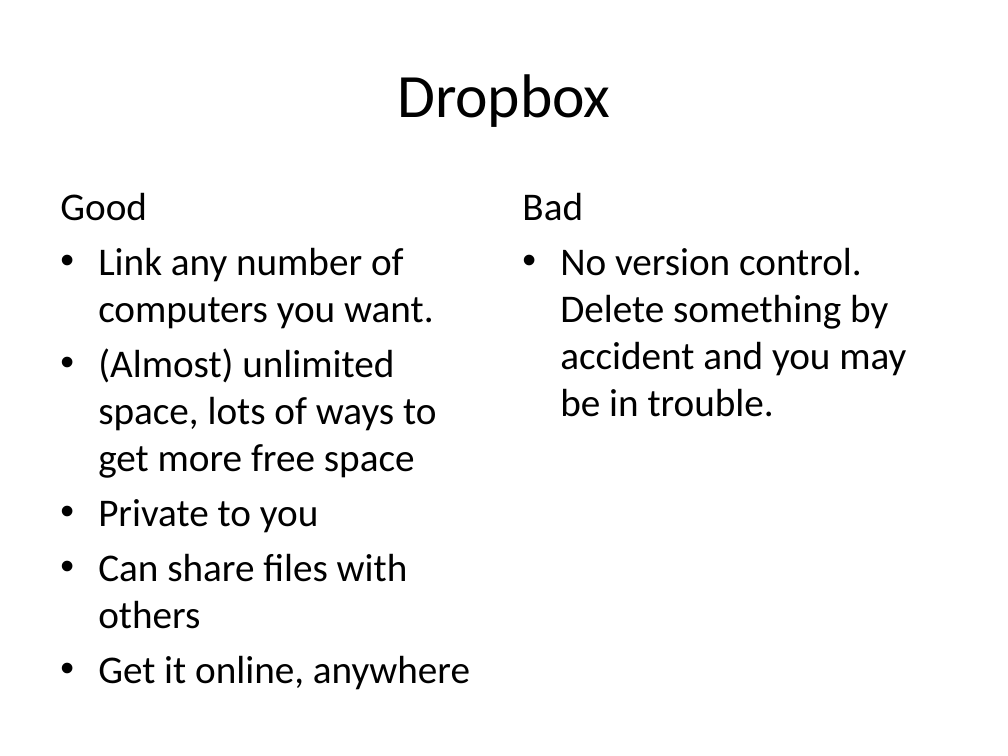
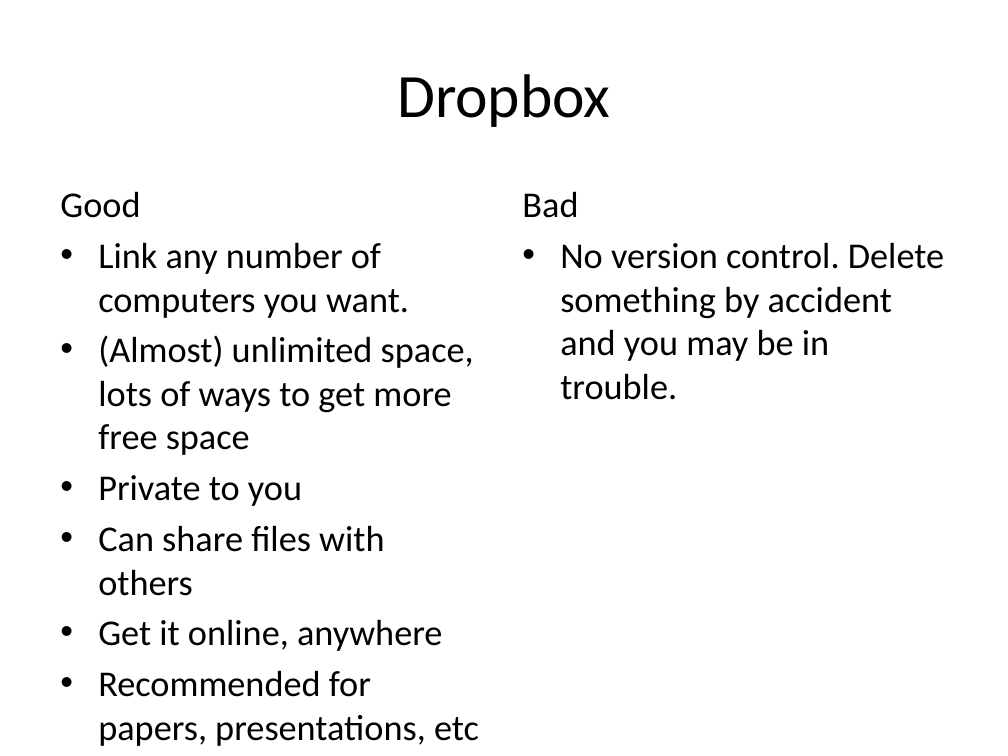
Before and after one commit to lkloh/USArray, a slide deck: slide 31 of BasicsOfCoding/BasicsOfCoding.pptx (slide 30 before the commit). Drawn at 1008x756 pixels with LibreOffice and Linux fonts; fonts in the diff are those of the drawing. Boxes give left, top, right and bottom in pixels: in the first picture for what was removed or moved away, otherwise in the second. Text is boxed around its words. In the diff, an @@ line names an element or a change of style, - is before the commit and + after.

```diff
--- a/BasicsOfCoding/BasicsOfCoding.pptx
+++ b/BasicsOfCoding/BasicsOfCoding.pptx
@@ text "Bad" at bbox=[522, 191, 944, 400]: size 28 to 25.9 pt @@
@@ text at bbox=[60, 191, 474, 651]: size 28 to 25.9 pt in "Good", "Link any number of computers you want.", "(Almost) unlimited space, lots of ways to ...", "Private to you" and 2 more places @@
@@ text at bbox=[98, 670, 479, 746]: paragraph added @@
+• Recommended for papers, presentations, etc
```
Also in this commit, not shown: 9 other slides changed, 1 slide added, 13 other files.
